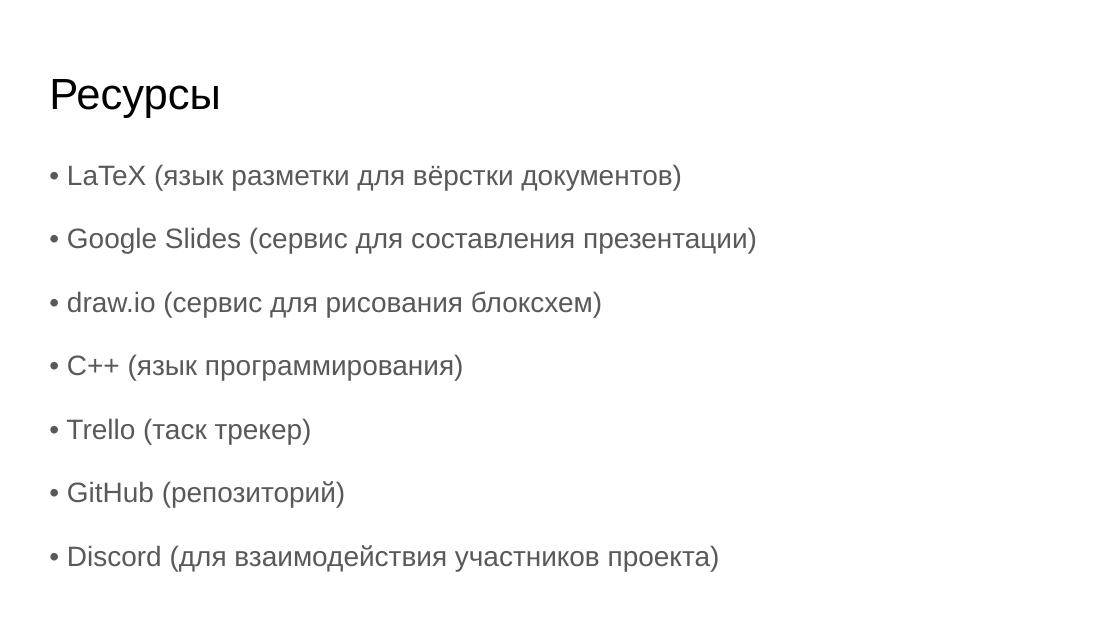
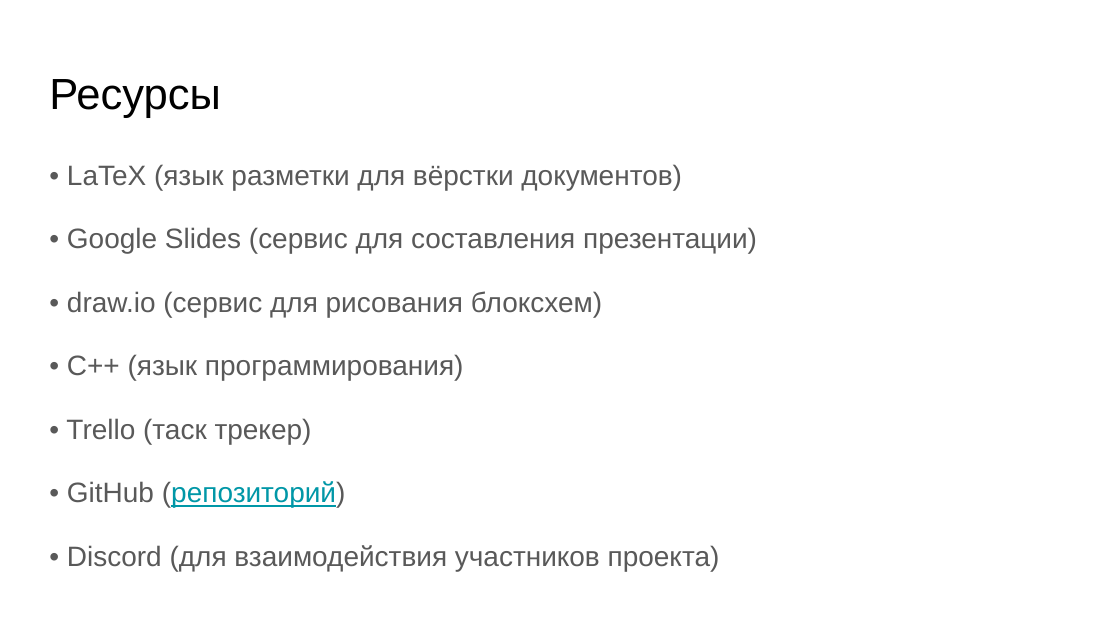
Before and after one commit to stnrepin/ta-term-project, a slide deck: slide 4 of discussion/discussion.pptx. Drawn at 1120x630 pixels with LibreOffice and Linux fonts; fonts in the diff are those of the drawing. Boxes give left, top, right and bottom in pixels: in the first picture for what was removed or moved away, otherwise in the second. Text is boxed around its words. In the diff, an @@ line names an element or a change of style, - is before the commit and + after.

Commit message:
discussion: Update slides

```diff
--- a/discussion/discussion.pptx
+++ b/discussion/discussion.pptx
@@ text at (67, 481, 346, 507): text colour #595959 to #0097A7, underline on in "(репозиторий)" @@
```
